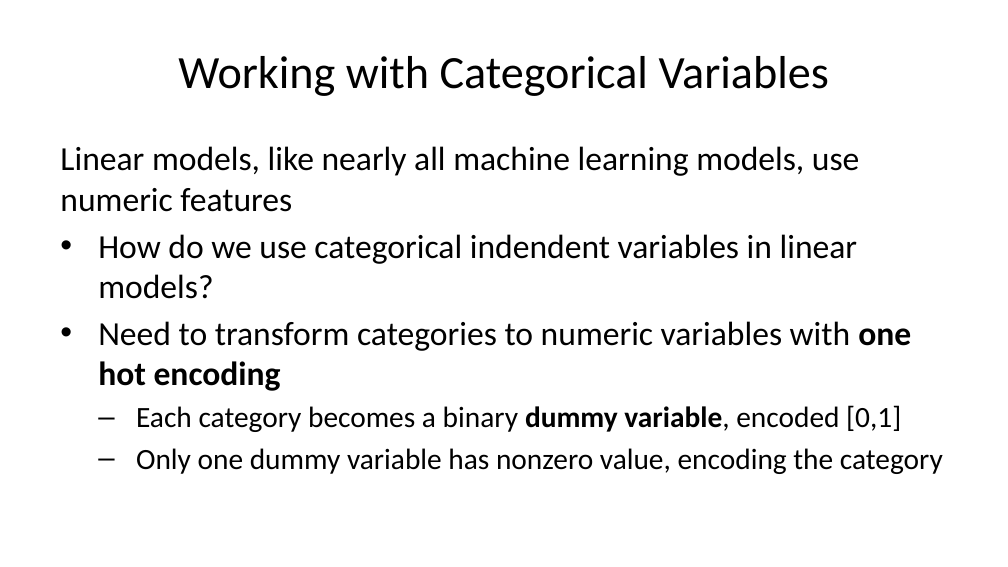
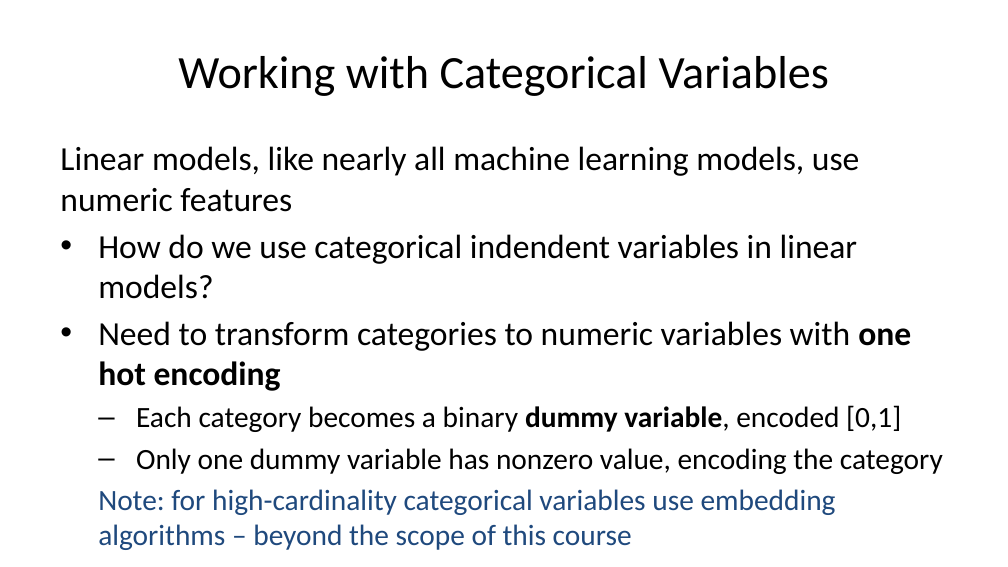
Before and after one commit to StephenElston/CSCI-E-83, a slide deck: slide 9 of LectureSlides/09_GeneralizingTheLinearModel.pptx. Drawn at 1008x567 pixels with LibreOffice and Linux fonts; fonts in the diff are those of the drawing. Boxes give left, top, right and bottom in pixels: in the first picture for what was removed or moved away, otherwise in the second. Text is boxed around its words. In the diff, an @@ line names an element or a change of style, - is before the commit and + after.

```diff
--- a/LectureSlides/09_GeneralizingTheLinearModel.pptx
+++ b/LectureSlides/09_GeneralizingTheLinearModel.pptx
@@ text at bbox=[98, 489, 836, 550]: paragraph added @@
+  Note: for high-cardinality categorical variables use embedding algorithms – beyond the scope of this course
```
Also in this commit, not shown: 5 other slides changed, 2 slides added.
